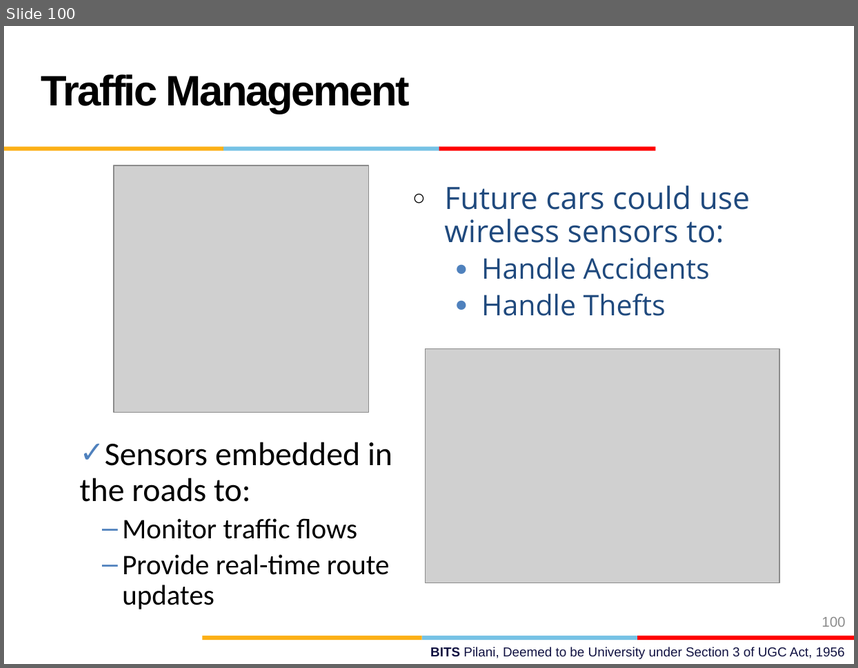
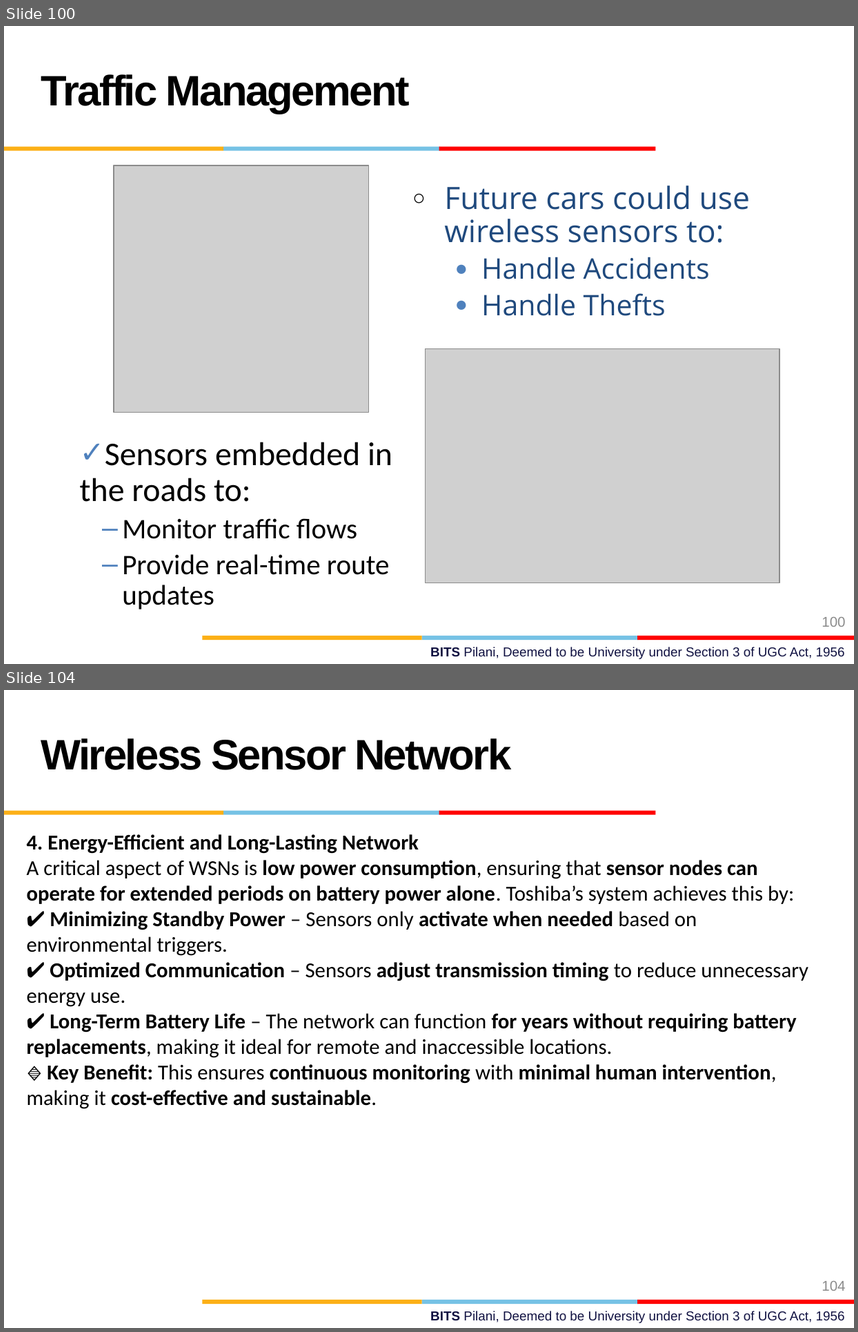
Before and after one commit to AbidKhan01ak/Mtech-7th-Sem, a slide deck: NEA/NEA.pptx. Shown one above the other, each under a label of ours: slide 100 before the commit, slides 100 and 104 after it; the slides between them are not shown. The pictures are 858x668 and 858x1332 pixels, drawn with LibreOffice and Linux fonts; fonts in the diff are those of the drawing; grey boxes stand for pictures; background and template pictures are left out. Boxes give left, top, right and bottom in pixels: in the first picture for what was removed or moved away, otherwise in the second. Text is boxed around its words. In the diff, an @@ line names an element or a change of style, - is before the commit and + after.

```diff
--- a/NEA/NEA.pptx
+++ b/NEA/NEA.pptx
@@ slide 104 added at (4, 690, 854, 1328), background #FFFFFF; not listed: 7 template elements that a slide beside it also shows @@
@@ text added at (41, 738, 512, 770), 36 pt, text #000000, bold @@
+Wireless Sensor Network
@@ text added at (27, 834, 809, 1109), 18 pt, text #000000, bold @@
+4. Energy-Efficient and Long-Lasting Network
+A critical aspect of WSNs is low power consumption, ensuring that sensor nodes can operate for extended periods on battery power alone. Toshiba’s system achieves this by:
+✔ Minimizing Standby Power – Sensors only activate when needed based on environmental triggers.
+✔ Optimized Communication – Sensors adjust transmission timing to reduce unnecessary energy use.
+✔ Long-Term Battery Life – The network can function for years without requiring battery replacements, making it ideal for remote and inaccessible locations.
+🔹 Key Benefit: This ensures continuous monitoring with minimal human intervention, making it cost-effective and sustainable.
@@ page number added at (822, 1281, 845, 1290), 12 pt, text #8C8C8C @@
+104
```
Also in this commit, not shown: 1 slide changed, 75 other slides added.
